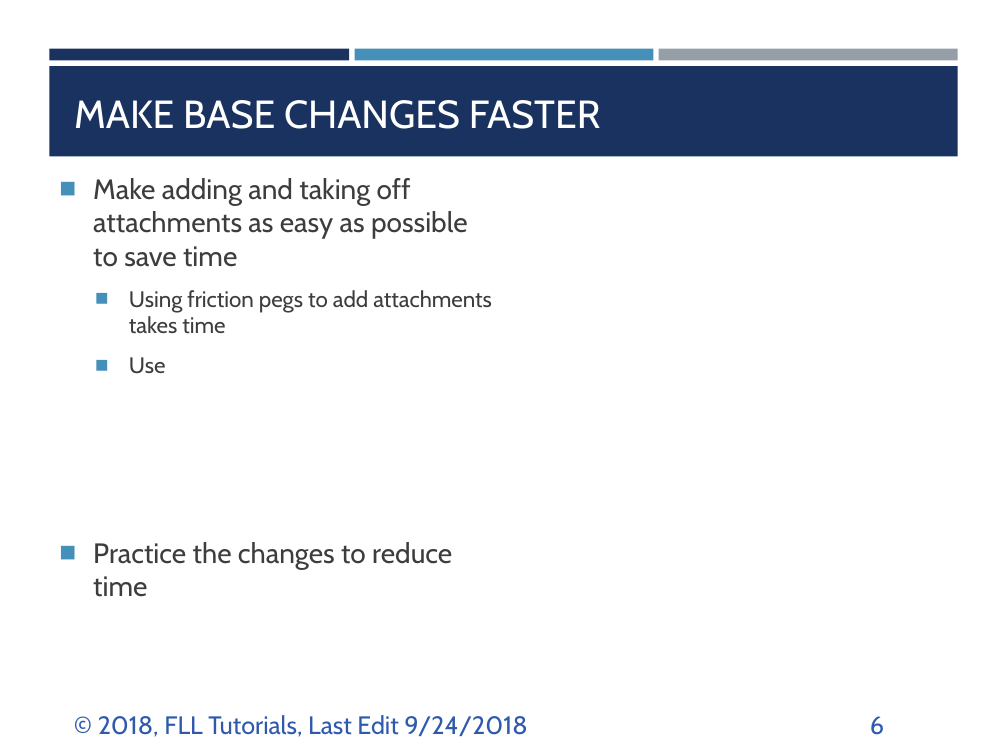
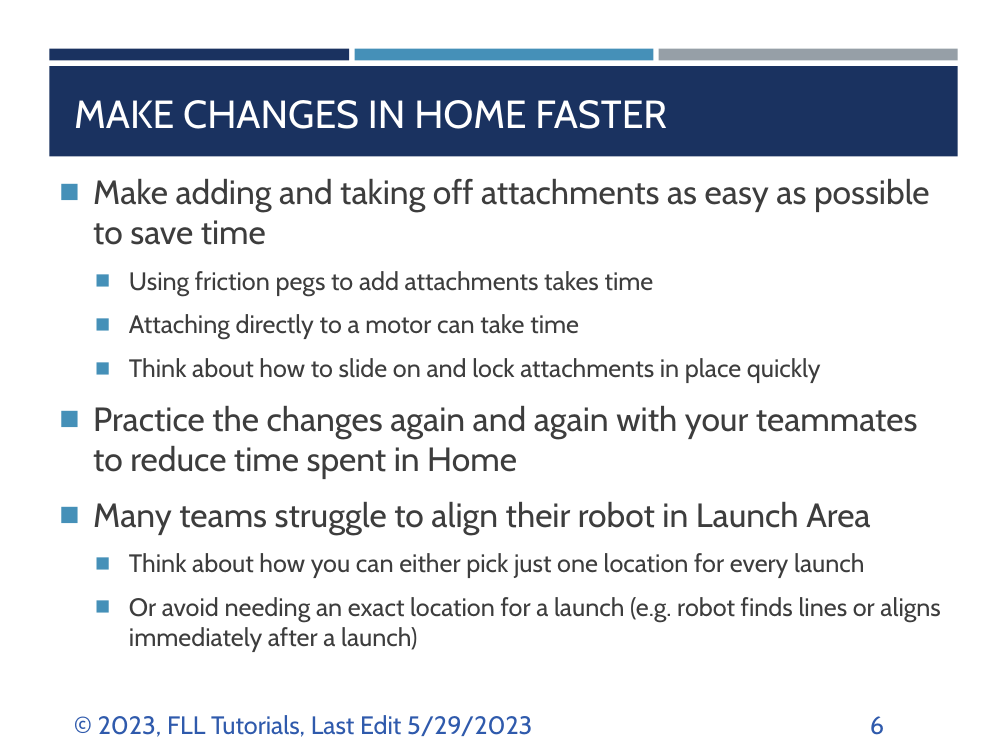
Before and after one commit to ev3lessons/FLL-Tutorials, a slide deck: slide 6 of translations/en-us/RobotGame/SavingTime.pptx. Drawn at 1008x756 pixels with LibreOffice and Linux fonts; fonts in the diff are those of the drawing. Boxes give left, top, right and bottom in pixels: in the first picture for what was removed or moved away, otherwise in the second. Text is boxed around its words. In the diff, an @@ line names an element or a change of style, - is before the commit and + after.

```diff
--- a/translations/en-us/RobotGame/SavingTime.pptx
+++ b/translations/en-us/RobotGame/SavingTime.pptx
@@ title at <box>74,100,667,129</box>: text changed @@
-MAKE BASE CHANGES FASTER
+MAKE CHANGES IN HOME FASTER
@@ text at <box>93,179,930,296</box>: size 20 to 24 pt in "Make adding and taking off attachments as ..."; size 16 to 18 pt in "Using friction pegs to add attachments takes ..." @@
@@ text at <box>93,314,940,652</box>: text changed; size 20 to 18 pt @@
-  ■ Use
-■ Practice the changes to reduce time
+  ■ Attaching directly to a motor can take time
+  ■ Think about how to slide on and lock attachments in place quickly
+■ Practice the changes again and again with your teammates to reduce time spent in Home
+■ Many teams struggle to align their robot in Launch Area
+  ■ Think about how you can either pick just one location for every launch
+  ■ Or avoid needing an exact location for a launch (e.g. robot finds lines or aligns immediately after a launch)
@@ text at <box>98,715,532,737</box>: text changed @@
-© 2018, FLL Tutorials, Last Edit 9/24/2018
+© 2023, FLL Tutorials, Last Edit 5/29/2023
```
Also in this commit, not shown: 6 other slides changed, 1 slide added, 3 other files.
